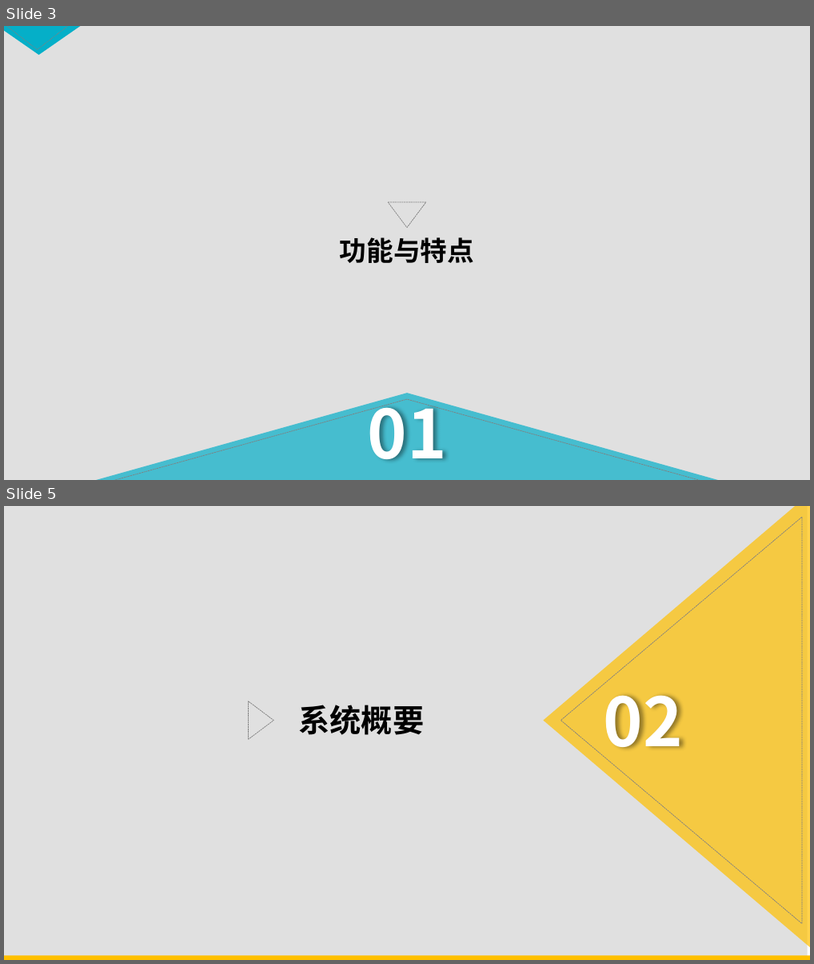
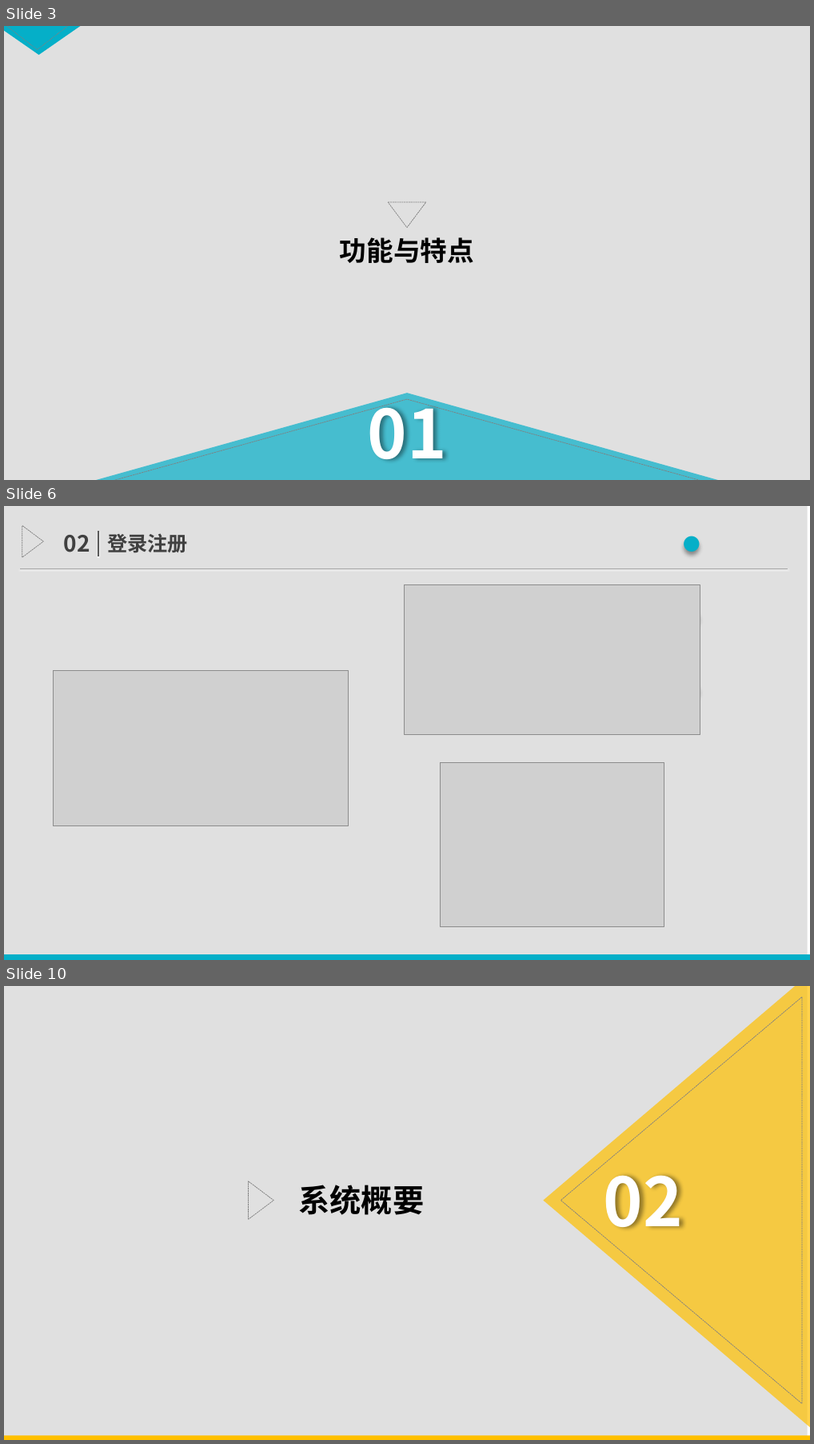
Before and after one commit to TimerChen/TrainTickets, a slide deck: Presentation/presentation.pptx. Shown one above the other, each under a label of ours: slides 3 and 5 before the commit, slides 3, 6 and 10 after it; the slides between them are not shown. The pictures are 814x964 and 814x1444 pixels, drawn with LibreOffice and Linux fonts; fonts in the diff are those of the drawing; grey boxes stand for pictures. Boxes give left, top, right and bottom in pixels: in the first picture for what was removed or moved away, otherwise in the second. Text is boxed around its words. In the diff, an @@ line names an element or a change of style, - is before the commit and + after.

```diff
--- a/Presentation/presentation.pptx
+++ b/Presentation/presentation.pptx
@@ slide 6 added at (x1=4, y1=506, x2=810, y2=960), background #FFFFFF @@
@@ rectangle added at (x1=4, y1=506, x2=808, y2=954), fill #000000 at 12% opacity @@
@@ flow chart merge added at (x1=22, y1=526, x2=43, y2=557), outline #808080 0.5 pt dashed @@
@@ text added at (x1=654, y1=506, x2=787, y2=584), 54 pt, text #05AFC8, bold @@
+· · ·
@@ text added at (x1=64, y1=535, x2=90, y2=552), 20 pt, text #404040, bold @@
+02
@@ line added from (98, 556) to (98, 531), #595959 1.5 pt @@
@@ text added at (x1=107, y1=533, x2=188, y2=553), 18 pt, text #404040, bold @@
+登录注册
@@ line added from (20, 569) to (788, 569), #A6A6A6 0.75 pt @@
@@ picture added at (x1=405, y1=585, x2=701, y2=735) @@
@@ picture added at (x1=53, y1=671, x2=349, y2=826) @@
@@ picture added at (x1=440, y1=763, x2=665, y2=927) @@
@@ rectangle added at (x1=4, y1=954, x2=810, y2=960), fill #05AFC8 @@
@@ what was slide 5 is now slide 10 @@
```
Also in this commit, not shown: 2 slides changed, 4 other slides added, 16 other files.
